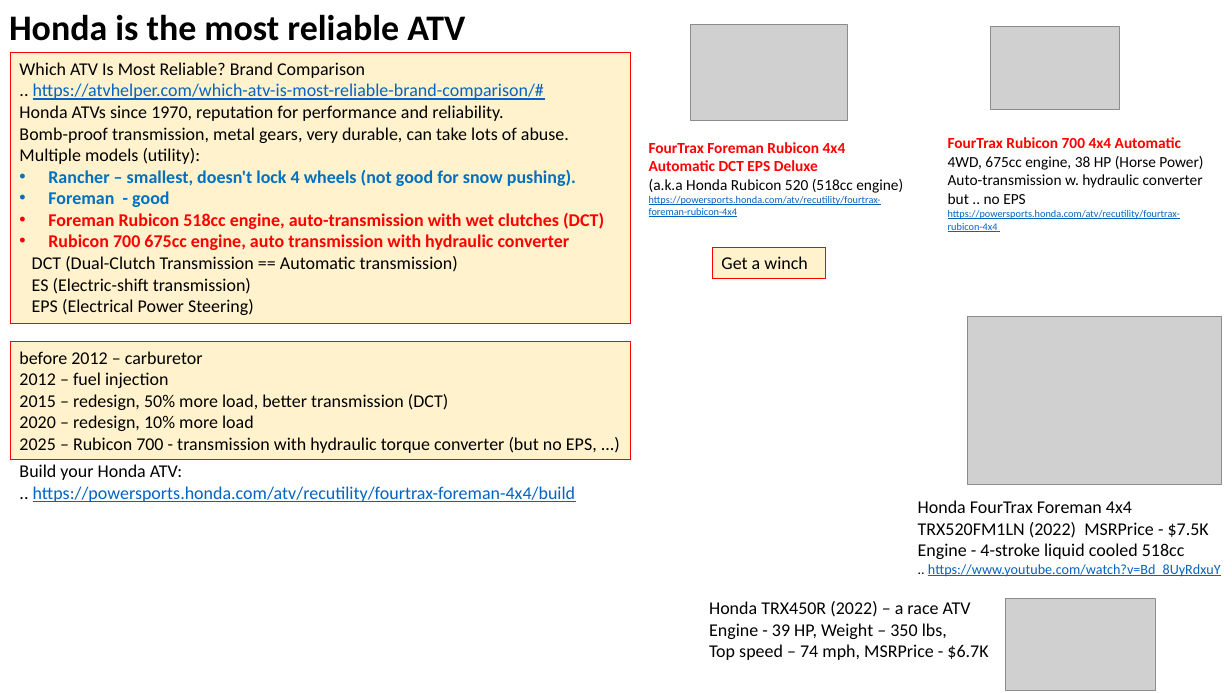
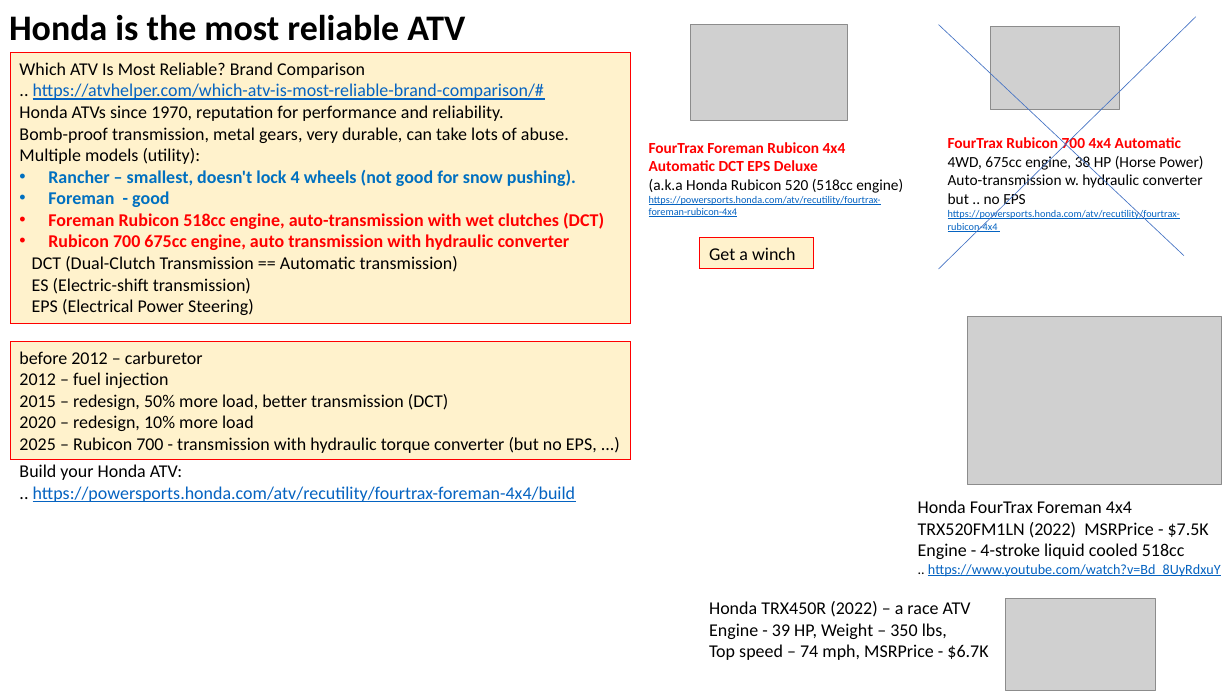
Before and after one commit to lselector/misc_farm, a slide deck: slide 3 of misc/field_atv.pptx. Drawn at 1232x693 pixels with LibreOffice and Linux fonts; fonts in the diff are those of the drawing; grey boxes stand for pictures. Boxes give left, top, right and bottom in pixels: in the first picture for what was removed or moved away, otherwise in the second. Text is boxed around its words. In the diff, an @@ line names an element or a change of style, - is before the commit and + after.

```diff
--- a/misc/field_atv.pptx
+++ b/misc/field_atv.pptx
@@ line added from (939, 25) to (1184, 256), #4472C4 0.5 pt @@
@@ line added from (939, 269) to (1196, 17), #4472C4 0.5 pt @@
@@ rectangle "Get a winch": place and size @@
-rectangle "Get a winch" at box(713, 248, 826, 279)
+rectangle "Get a winch" at box(701, 238, 814, 269)
```
Also in this commit, not shown: 1 other file.
